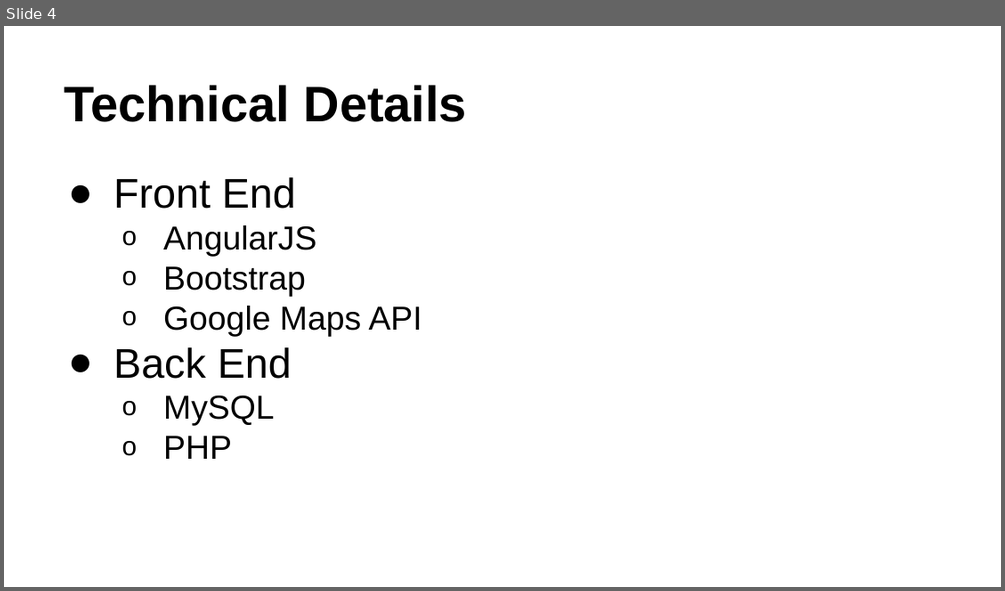
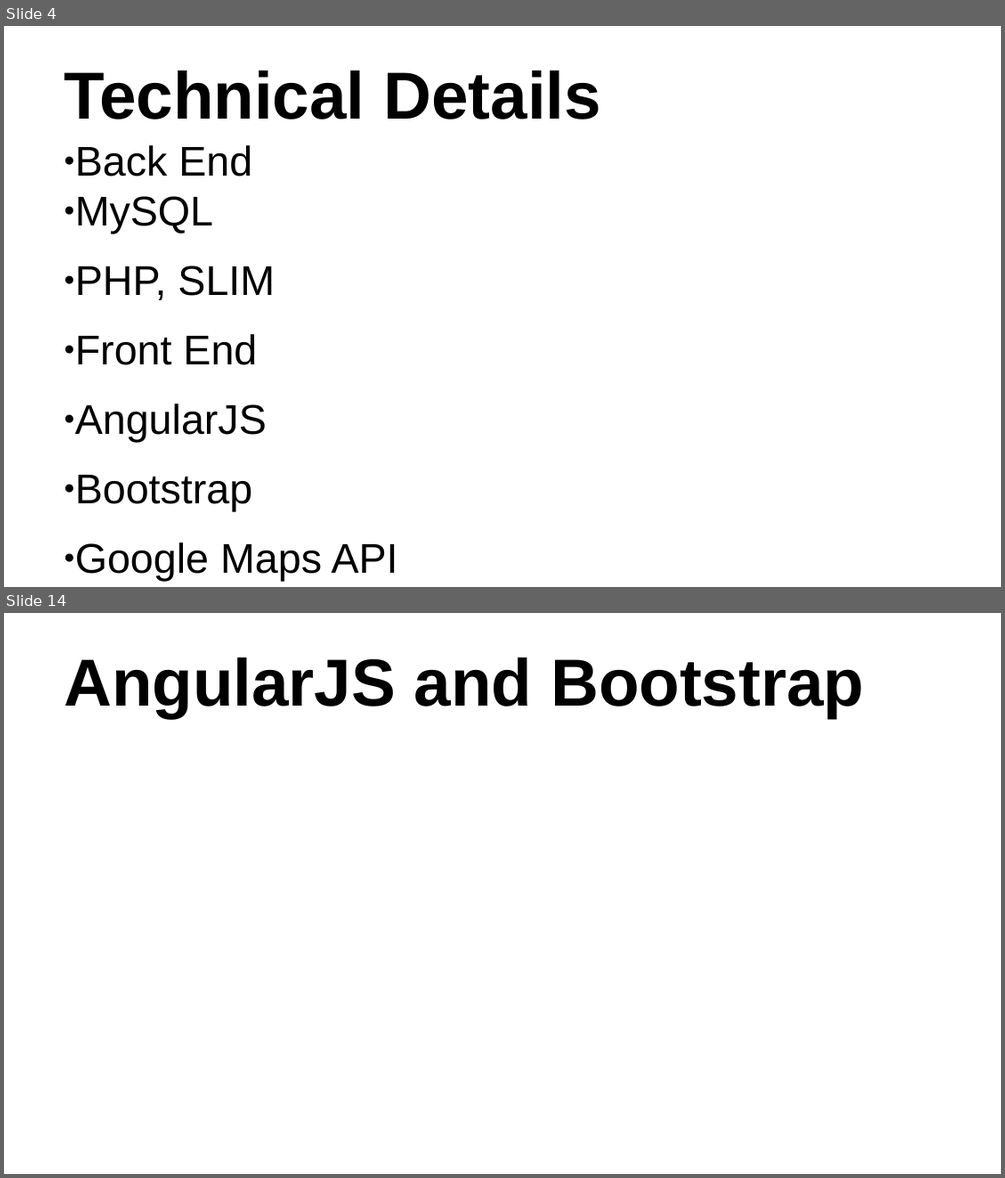
Before and after one commit to wwilhite/cop4710, a slide deck: PowerPoint/College Event Website.pptx. Shown one above the other, each under a label of ours: slide 4 before the commit, slides 4 and 14 after it; the slides between them are not shown. The pictures are 1005x591 and 1005x1178 pixels, drawn with LibreOffice and Linux fonts; fonts in the diff are those of the drawing. Boxes give left, top, right and bottom in pixels: in the first picture for what was removed or moved away, otherwise in the second. Text is boxed around its words. In the diff, an @@ line names an element or a change of style, - is before the commit and + after.

```diff
--- a/PowerPoint/College Event Website.pptx
+++ b/PowerPoint/College Event Website.pptx
@@ slide 14 added at bbox=[4, 613, 1001, 1174], background #FFFFFF @@
@@ title added at bbox=[64, 657, 864, 717], 48 pt, text #000000, bold @@
+AngularJS and Bootstrap
@@ slide 4 changed as well @@
@@ title "Technical Details" at bbox=[64, 70, 601, 119]: size 36 to 48 pt @@
@@ text "Back End": place and size @@
-text "Back End" at bbox=[113, 177, 422, 459]
+text "Back End" at bbox=[75, 145, 398, 581]
@@ text at bbox=[75, 145, 275, 300]: paragraphs added @@
+● Back End
+  ● MySQL
+  ● PHP, SLIM
@@ text at bbox=[75, 334, 398, 581]: size 24 to 30 pt in "AngularJS", "Bootstrap", "Google Maps API"; indent changed; more space between paragraphs; bullet o to ● @@
@@ text at bbox=[113, 347, 291, 459]: paragraphs removed @@
-● Back End
-  o MySQL
-  o PHP
```
Also in this commit, not shown: 2 other slides changed, 9 other slides added.
